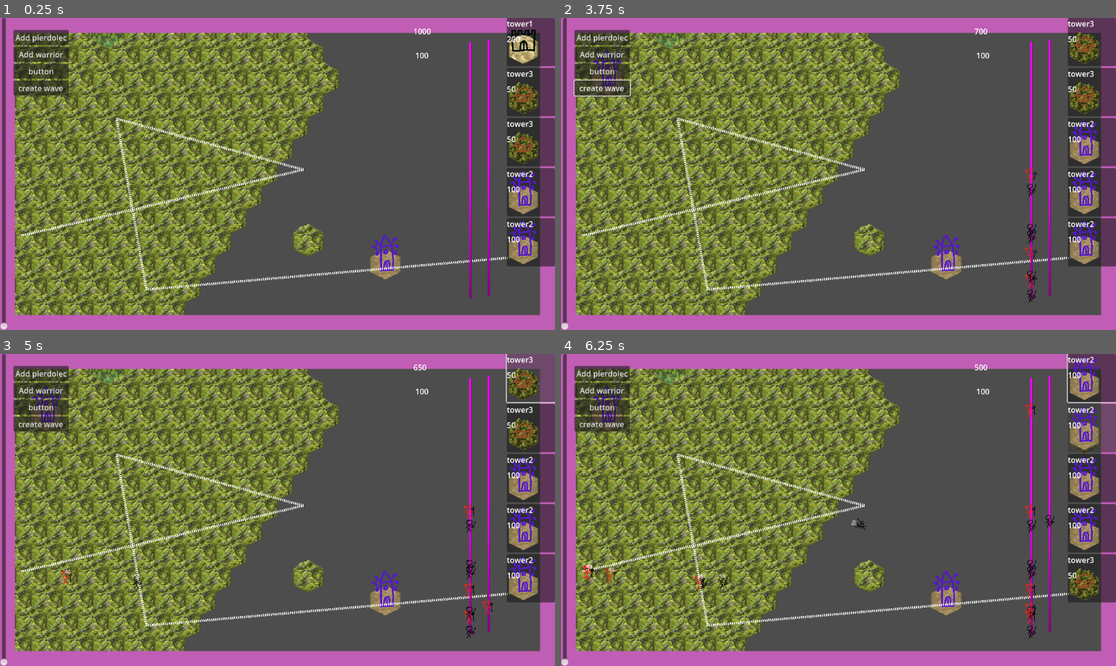
Above: before the commit, frames 1-4 (two rows, left to right).
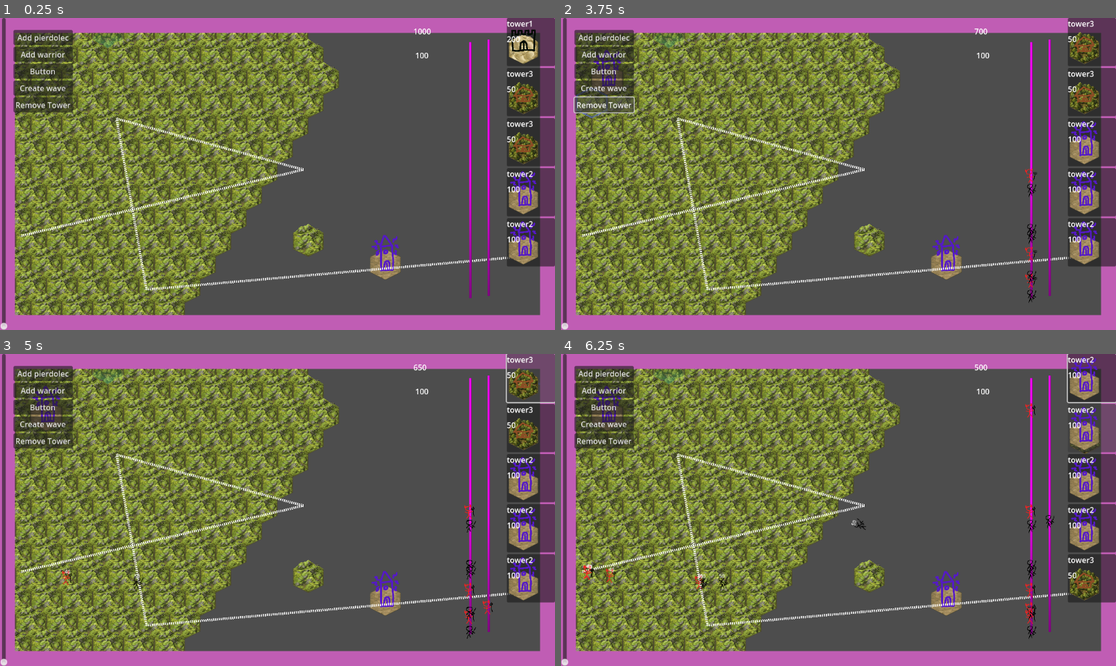
Above: after the commit, the same moments.

Repository: qazplmqazpl/TDtest
Game: Godot game, scene res://Scenes/Main/main.tscn
The game is run twice, just before and just after one commit, with the same random seed, the same clock (stepped at 60 frames per second) and the same inputs.
Inputs (mouse positions are in pixels of both pictures, inside the frame that each line leads up to):
- Up to frame 1 (0.25 s): no input
- Up to frame 2 (3.75 s): click "tower1" at 0.5 s; click "button" (after the commit: "Button") at 1.25 s; click "tower2" at 2 s; click "create wave" (after the commit: "Create wave") at 2.75 s; click (605, 105) at 3.5 s, where only the run after the commit has a clickable "Remove Tower"
- Up to frame 3 (5 s): click "tower3" at 4.25 s
- Up to frame 4 (6.25 s): click "tower3" at 5 s; click "tower2" at 5.75 s

The runs differ from the first frame. In frame 1, 1.0% of the frame differs, in the area x 2-14%, y 3-31%; in frame 2, 1.2%, in the area x 2-14%, y 3-33%; in frame 3, 1.0%; in frame 4, 1.0%.

Commit message:
Added remove tower button and improved highlights

Diff:
--- a/Scenes/Data/globals.gd
+++ b/Scenes/Data/globals.gd
@@ -6,4 +6,4 @@
 var hud : Control
 var currentgold := 1000
 var currenthp := 100
-var cursormode := 0 # 0normal/ 1selectingtowerplacement
+var cursormode := 0 # 0 normal/ 1 selecting tower placement / 2 removing a tower
--- a/Scenes/Main/layertest.gd
+++ b/Scenes/Main/layertest.gd
@@ -17,6 +17,6 @@
 		#set_cell(tilecords ,tile_set.get_source_id(0),Vector2i(get_cell_atlas_coords(tilecords).x,1), 0)
 		#
 func highlight(pos : Vector2):
-	set_cell(pos ,tile_set.get_source_id(0),Vector2i(4,0), 0)
+	set_cell(pos ,tile_set.get_source_id(0),Vector2i(Globals.cursormode,0), 0)
 func returntonormal(pos : Vector2):
 	set_cell(pos ,tile_set.get_source_id(-1),Vector2i(-1,-1), -1)
--- a/Scenes/Main/main.gd
+++ b/Scenes/Main/main.gd
@@ -12,7 +12,7 @@
 func _process(delta):
 #	#print(to_global($"Level/Layer0".map_to_local(get_viewport().get_mouse_position())))
 #	#var localpos = $"Level/Layer0".map_to_local(get_viewport().get_mouse_position())
-	if Globals.cursormode == 1:
+	if Globals.cursormode > 0:
 		var currenthighlight = $"Level/Layer highlight".local_to_map($"Level/Layer highlight".get_local_mouse_position())
 		if currenthighlight != lasthighlight:
 			$"Level/Layer highlight".returntonormal(lasthighlight)
--- a/Scenes/Main/main.tscn
+++ b/Scenes/Main/main.tscn
@@ -207,13 +207,18 @@
 
 [node name="Start" type="Button" parent="CanvasLayer/UI/Debugmenu"]
 layout_mode = 2
-text = "button"
+text = "Button"
 metadata/_edit_lock_ = true
 
 [node name="ButtonCreateWave" type="Button" parent="CanvasLayer/UI/Debugmenu"]
 layout_mode = 2
-text = "create wave"
-metadata/_edit_lock_ = true
+text = "Create wave"
+metadata/_edit_lock_ = true
+
+[node name="Remove tower" type="Button" parent="CanvasLayer/UI/Debugmenu"]
+layout_mode = 2
+text = "Remove Tower
+"
 
 [node name="EnemyPathEnd" type="Area2D" parent="."]
 position = Vector2(1050, 449)
@@ -232,4 +237,5 @@
 [connection signal="pressed" from="CanvasLayer/UI/Debugmenu/Add warior" to="Level/Path2D" method="_on_warrior_button_pressed"]
 [connection signal="pressed" from="CanvasLayer/UI/Debugmenu/Start" to="Level/Path2D" method="_on_start_button_pressed"]
 [connection signal="pressed" from="CanvasLayer/UI/Debugmenu/ButtonCreateWave" to="Level/Path2D" method="_on_button_create_wave_pressed"]
+[connection signal="pressed" from="CanvasLayer/UI/Debugmenu/Remove tower" to="Level/Towermaplayer" method="_on_remove_tower_pressed"]
 [connection signal="area_entered" from="EnemyPathEnd" to="EnemyPathEnd" method="_on_area_entered"]
--- a/Scenes/Main/towermaplayer.gd
+++ b/Scenes/Main/towermaplayer.gd
@@ -1,6 +1,6 @@
 extends TileMapLayer
 
-var whattowerareyoubuying := -1
+var whattowerareyoubuying := -1 # -1 means you're free to do as you wish, -2 means you're removing a tower
 var whatareyoubuyingname := ""
 var myenemycost = []
 var clickedbutt
@@ -16,15 +16,31 @@
 		print("Towermaplayer ",whattowerareyoubuying)
 
 func _input(event: InputEvent):
-	if Input.is_action_just_pressed("LeftClick") and whattowerareyoubuying!=-1:
-		clickedbutt.free()
-		$"../../CanvasLayer/UI/Towermenu".update()
-		$"../Path2D".add_enemycost(myenemycost)
+	if Input.is_action_just_pressed("LeftClick") and whattowerareyoubuying==-2:
+		set_cell(local_to_map(get_local_mouse_position()) ,-1,Vector2i(-1,-1),-1)
+		whattowerareyoubuying = -1
 		Globals.cursormode = 0
-		var tilecords = local_to_map(get_local_mouse_position())
-		print("Main/Level/Towermaplayer tilecordss ",tilecords)
-		set_cell(tilecords ,tile_set.get_source_id(1),Vector2i(0,0), Datatowers.towers[whatareyoubuyingname]["id"])
-		whattowerareyoubuying = -1
-		#var newturret = load(Datatowers.towers[whatareyoubuyingname]["scenepath"]).instantiate()
-		#newturret.place(tilecords,map_to_local(tilecords))
-		#add_child(newturret)
+		print("Main/Level/Towermaplayer tilecordss ",local_to_map(get_local_mouse_position()))
+	else:
+		if Input.is_action_just_pressed("LeftClick") and whattowerareyoubuying!=-1:
+			clickedbutt.free()
+			$"../../CanvasLayer/UI/Towermenu".update()
+			$"../Path2D".add_enemycost(myenemycost)
+			Globals.cursormode = 0
+			var tilecords = local_to_map(get_local_mouse_position())
+			print("Main/Level/Towermaplayer tilecordss ",tilecords)
+			set_cell(tilecords ,tile_set.get_source_id(1),Vector2i(0,0), Datatowers.towers[whatareyoubuyingname]["id"])
+			whattowerareyoubuying = -1
+			#var newturret = load(Datatowers.towers[whatareyoubuyingname]["scenepath"]).instantiate()
+			#newturret.place(tilecords,map_to_local(tilecords))
+			#add_child(newturret)
+
+
+
+func _on_remove_tower_pressed() -> void:
+	if whattowerareyoubuying == -1:
+		Globals.cursormode = 2
+		whattowerareyoubuying = -2
+
+
+	pass # Replace with function body.
